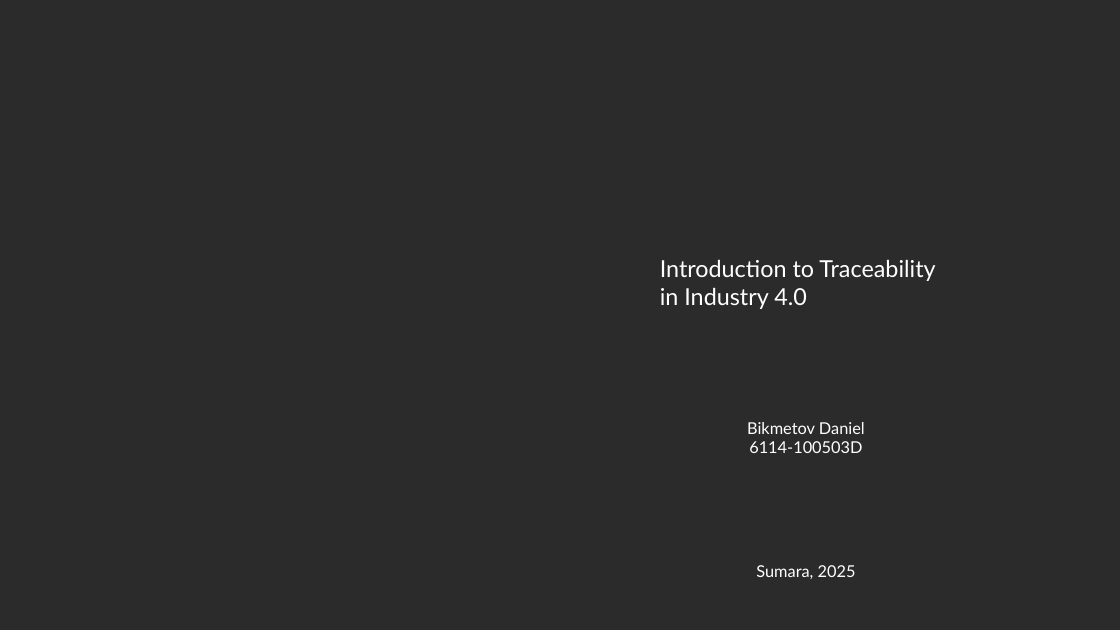
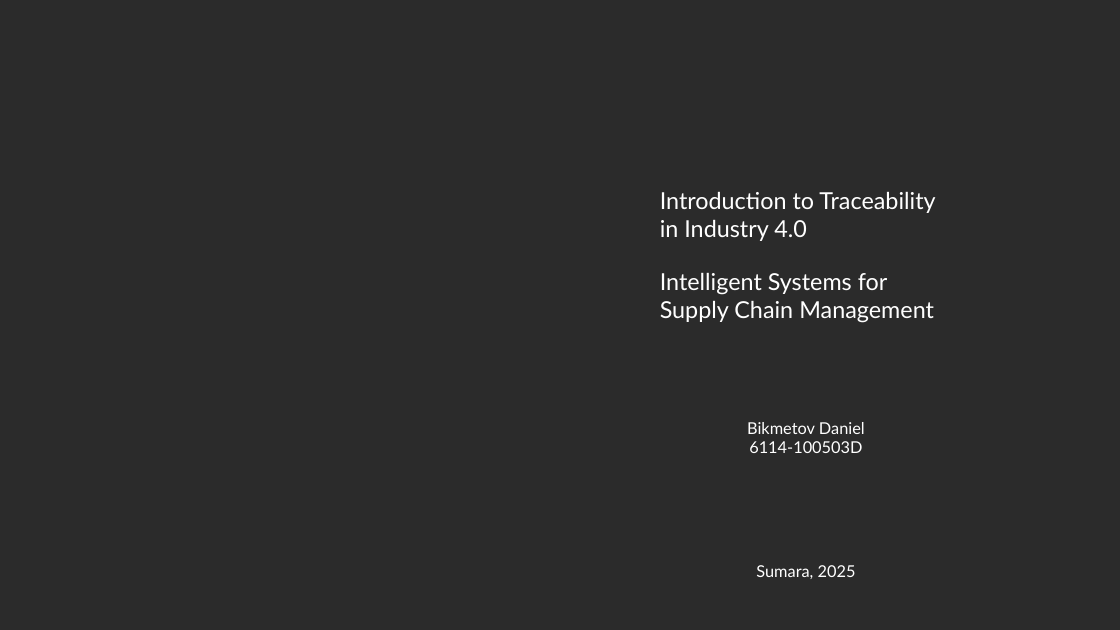
Before and after one commit to DanielWhy7/FSR, a slide deck: slide 1 of presentaion.pptx. Drawn at 1120x630 pixels with LibreOffice and Linux fonts; fonts in the diff are those of the drawing; background and template pictures are left out; a plain dark background stands for a picture behind light text. Boxes give left, top, right and bottom in pixels: in the first picture for what was removed or moved away, otherwise in the second. Text is boxed around its words. In the diff, an @@ line names an element or a change of style, - is before the commit and + after.

```diff
--- a/presentaion.pptx
+++ b/presentaion.pptx
@@ text "Introduction to Traceability in Industry ...": place and size @@
-text "Introduction to Traceability in Industry ..." at [660,260,935,309]
+text "Introduction to Traceability in Industry ..." at [660,192,935,323]
@@ text at [660,273,934,323]: paragraph added @@
+Intelligent Systems for Supply Chain Management
```
Also in this commit, not shown: 1 other slide changed, 2 slides added, 2 slides removed, 4 other files.
